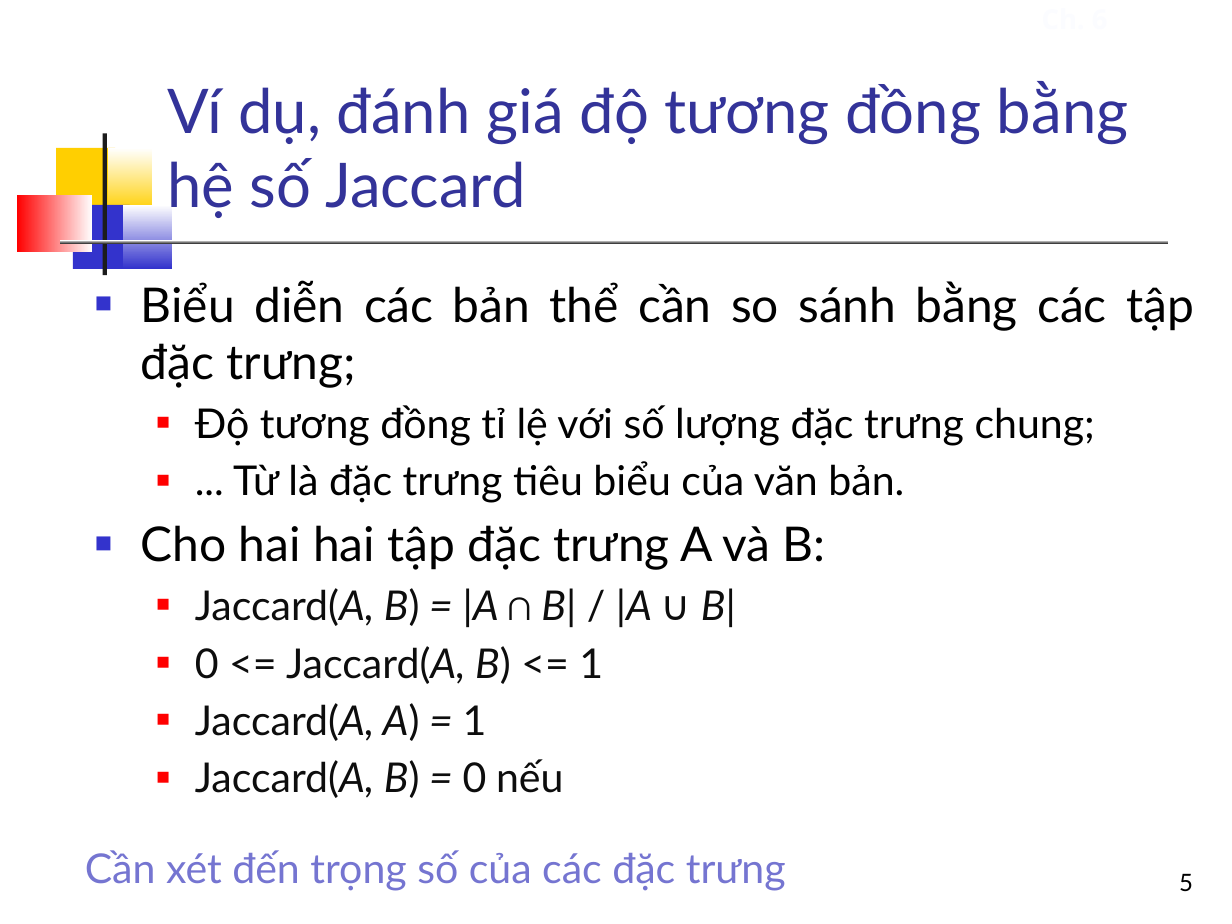
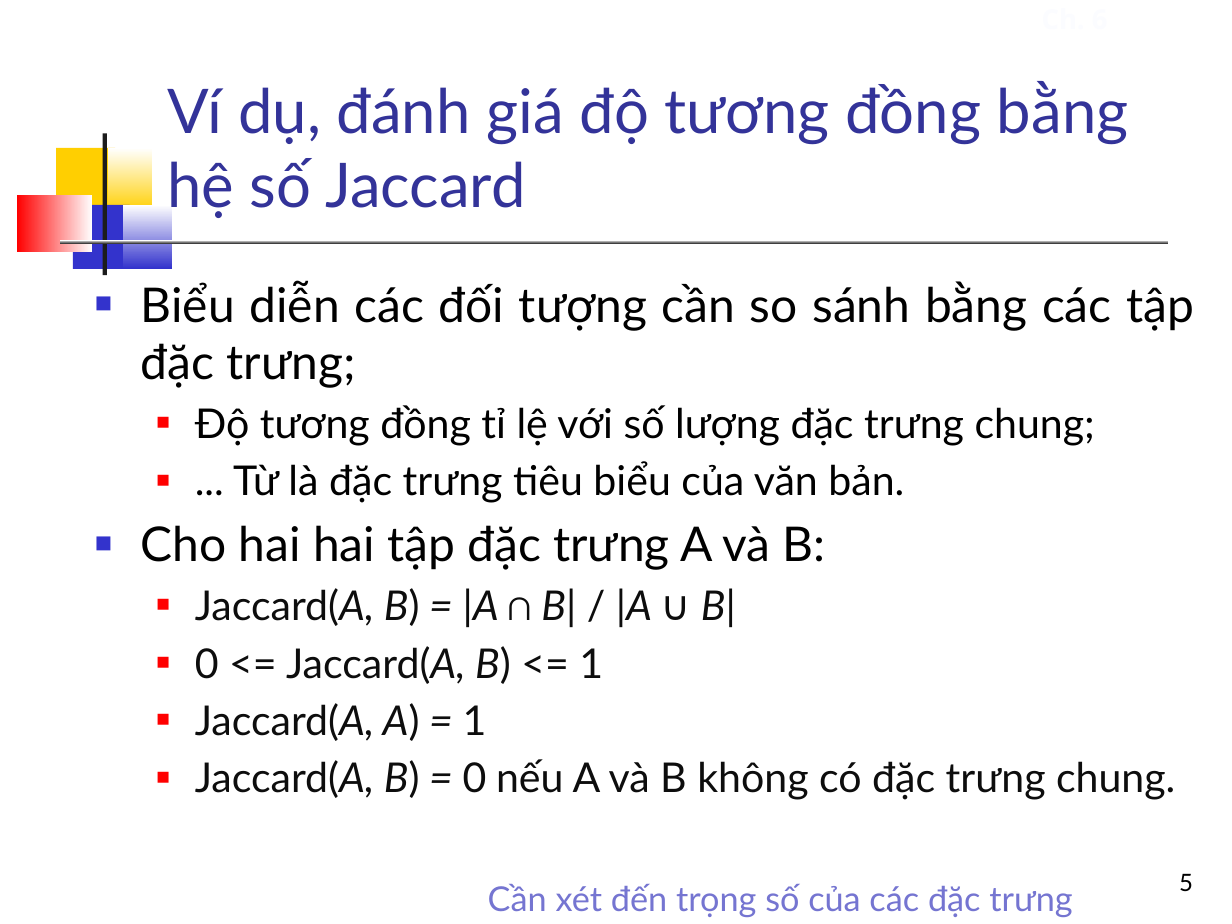
Before and after one commit to bangoc/IT4853, a slide deck: slide 5 of Bai 4 Mô hình không gian vec-tơ.odp. Drawn at 1232x924 pixels with LibreOffice and Linux fonts; fonts in the diff are those of the drawing. Boxes give left, top, right and bottom in pixels: in the first picture for what was removed or moved away, otherwise in the second. Text is boxed around its words. In the diff, an @@ line names an element or a change of style, - is before the commit and + after.

```diff
--- a/Bai 4 Mô hình không gian vec-tơ.odp
+++ b/Bai 4 Mô hình không gian vec-tơ.odp
@@ text at box(141, 280, 1194, 388): text changed @@
-■ Biểu diễn các bản thể cần so sánh bằng các tập đặc trưng;
+■ Biểu diễn các đối tượng cần so sánh bằng các tập đặc trưng;
@@ text at box(195, 759, 1175, 800): text changed @@
-  ■ Jaccard(A, B) = 0 nếu
+  ■ Jaccard(A, B) = 0 nếu A và B không có đặc trưng chung.
@@ text "Cần xét đến trọng số ...": place and size @@
-text "Cần xét đến trọng số ..." at box(85, 850, 786, 891)
+text "Cần xét đến trọng số ..." at box(488, 884, 1072, 917)
@@ text "Cần xét đến trọng số ..." at box(488, 884, 1072, 917): size 24 to 20 pt @@
```
Also in this commit, not shown: 13 other slides changed, 2 other files.
